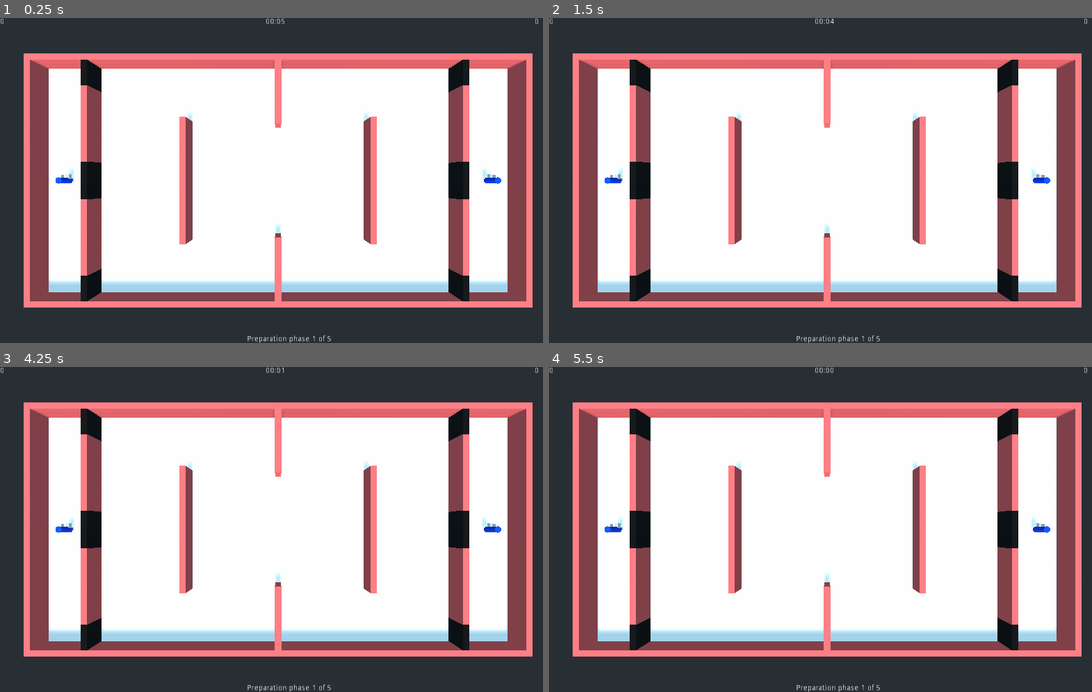
Above: before the commit, frames 1-4 (two rows, left to right).
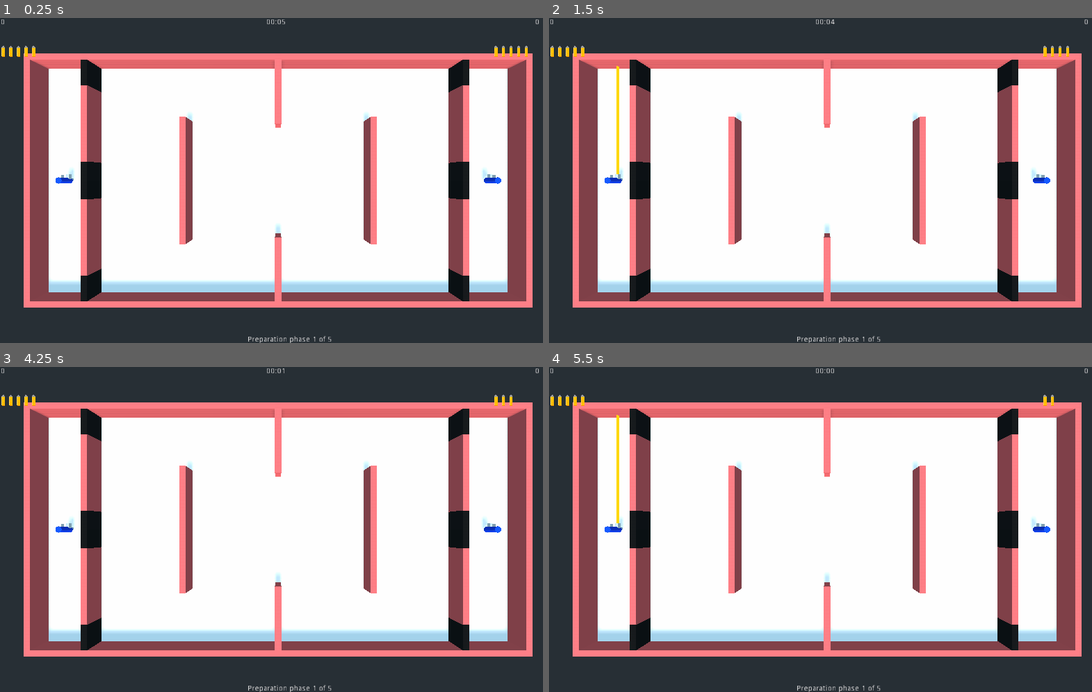
Above: after the commit, the same moments.

Repository: lizrad/fpspf
Game: Godot game, scene res://World.tscn
The game is run twice, just before and just after one commit, with the same random seed, the same clock (stepped at 60 frames per second) and the same inputs.
Inputs:
- Up to frame 1 (0.25 s): no input
- Up to frame 2 (1.5 s): tap Enter at 0.5 s; tap Space at 1.25 s
- Up to frame 3 (4.25 s): tap Enter at 2.75 s; tap Space at 3.5 s
- Up to frame 4 (5.5 s): tap Enter at 4.25 s; tap Space at 5 s

The runs differ from the first frame. In frame 1, 0.4% of the frame differs, in the area x 0-100%, y 0-100%; in frame 2, 0.5%; in frame 3, 0.3%; in frame 4, 0.5%.

Commit message:
Add bullet icons

Diff:
--- a/Attacking/Attacker.gd
+++ b/Attacking/Attacker.gd
@@ -5,13 +5,19 @@
 
 var _ammunition_tracker = {}
 
+signal shot_bullet
+
+
 func attack(attack_type, owning_player) -> void:
 	if _attack_deadline <= 0:
 		_create_attack(attack_type, owning_player)
 
+
 func _process(delta):
 	if _attack_deadline > 0:
 		_attack_deadline -= delta
+
+
 func _handle_ammunition(attack_type) ->bool:
 	if not _ammunition_tracker.has(attack_type):
 		_ammunition_tracker[attack_type]=attack_type.ammunition
@@ -20,8 +26,10 @@
 		return false
 	elif _ammunition_tracker[attack_type]>0:
 		_ammunition_tracker[attack_type]-=1
+		emit_signal("shot_bullet")
 
 	return true
+
 
 func _create_attack(attack_type, owning_player) -> void:
 	if !_handle_ammunition(attack_type):
--- /dev/null
+++ b/UI/BulletAmmo.gd
@@ -0,0 +1,30 @@
+extends Control
+
+var _num_bullets := 5
+var _img_bullet = load("res://Attacking/Shots/bullet.png")
+
+
+func _ready():
+	for i in range(_num_bullets):
+		var rect = TextureRect.new()
+		rect.texture = _img_bullet
+		rect.expand = true
+		rect.stretch_mode = TextureRect.STRETCH_KEEP_ASPECT
+		rect.rect_min_size = Vector2(10, 50)
+		$HBoxContainer.add_child(rect)
+
+
+func remove_bullet():
+	if _num_bullets < 1:
+		return
+
+	print("shooting bullet " + str(_num_bullets - 1))
+	$HBoxContainer.get_child(_num_bullets - 1).visible = false
+	_num_bullets -= 1
+
+
+func reload(player):
+	print("reloading bullets")
+	for i in range(_num_bullets):
+		$HBoxContainer.get_child(_num_bullets - 1).visible = true
+	_num_bullets = 5
--- /dev/null
+++ b/UI/BulletAmmo.tscn
@@ -0,0 +1,21 @@
+[gd_scene load_steps=2 format=2]
+
+[ext_resource path="res://UI/BulletAmmo.gd" type="Script" id=1]
+
+[node name="BulletAmmo" type="Control"]
+anchor_right = 1.0
+anchor_bottom = 1.0
+margin_top = 50.0
+margin_right = -791.0
+margin_bottom = -461.0
+script = ExtResource( 1 )
+__meta__ = {
+"_edit_use_anchors_": false
+}
+
+[node name="HBoxContainer" type="HBoxContainer" parent="."]
+margin_right = 40.0
+margin_bottom = 40.0
+__meta__ = {
+"_edit_use_anchors_": false
+}
--- a/UI/HUD.gd
+++ b/UI/HUD.gd
@@ -23,6 +23,11 @@
 	$Cycle.set_text(text)
 
 
+func _consume_bullet(idx_player):
+	var bullet_ammo = $BulletAmmo1 if idx_player == 0 else $BulletAmmo2
+	bullet_ammo.remove_bullet()
+
+
 func set_cycle(cycle):
 	if _cycle != cycle:
 		_cycle = cycle
--- a/UI/HUD.tscn
+++ b/UI/HUD.tscn
@@ -1,10 +1,15 @@
-[gd_scene load_steps=2 format=2]
+[gd_scene load_steps=3 format=2]
 
 [ext_resource path="res://UI/HUD.gd" type="Script" id=1]
+[ext_resource path="res://UI/BulletAmmo.tscn" type="PackedScene" id=2]
 
 [node name="HUD" type="Control"]
 anchor_right = 1.0
 anchor_bottom = 1.0
+margin_left = 1.41418
+margin_top = 1.41418
+margin_right = 1.41418
+margin_bottom = 1.41418
 script = ExtResource( 1 )
 __meta__ = {
 "_edit_use_anchors_": false
@@ -48,3 +53,13 @@
 margin_left = -40.0
 margin_bottom = 14.0
 text = "0"
+
+[node name="BulletAmmo1" parent="." instance=ExtResource( 2 )]
+margin_right = -882.0
+
+[node name="BulletAmmo2" parent="." instance=ExtResource( 2 )]
+anchor_left = 1.0
+anchor_bottom = 0.0
+margin_left = -117.0
+margin_right = 0.0
+margin_bottom = 111.0
--- a/World.gd
+++ b/World.gd
@@ -12,8 +12,6 @@
 
 var _scores := [] # Scores for each player
 
-var hud # view for current cycle, timer and scores
-
 
 func _ready():
 	# Connect to player events
@@ -21,6 +19,8 @@
 		player_manager.connect("active_player_died", self, "_on_active_player_died", [player_manager])
 		player_manager.connect("ghost_player_died", self, "_on_ghost_player_died", [player_manager])
 		_scores.append(0)
+		var attacker = player_manager.active_player.get_node("Attacker")
+		attacker.connect("shot_bullet", $HUD, "_consume_bullet", [player_manager.player_id])
 
 	time_left = (time_prep if active_prep_time else time_cycle) + 1
 	$HUD.set_time(time_left)
--- a/project.godot
+++ b/project.godot
@@ -148,6 +148,7 @@
 "deadzone": 0.0,
 "events": [ Object(InputEventJoypadButton,"resource_local_to_scene":false,"resource_name":"","device":1,"button_index":0,"pressure":0.0,"pressed":false,"script":null)
 , Object(InputEventJoypadButton,"resource_local_to_scene":false,"resource_name":"","device":1,"button_index":7,"pressure":0.0,"pressed":false,"script":null)
+, Object(InputEventKey,"resource_local_to_scene":false,"resource_name":"","device":0,"alt":false,"shift":false,"control":false,"meta":false,"command":false,"pressed":false,"scancode":32,"unicode":0,"echo":false,"script":null)
  ]
 }
 player_melee_0={
Binary file added: Attacking/Shots/bullet.png
Not shown, added: Attacking/Shots/bullet.png.import
Not shown, added: Resources/LightCone.obj.import
